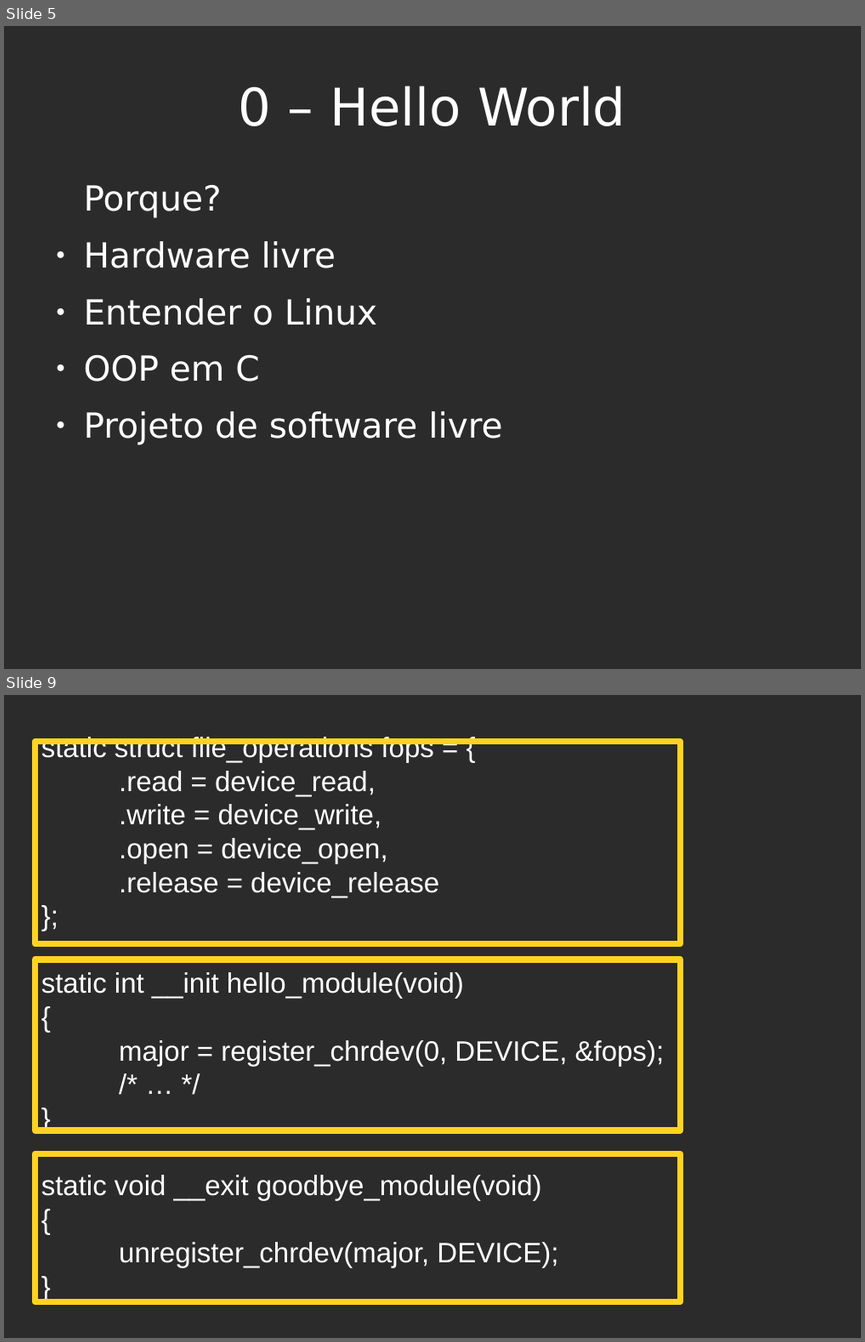
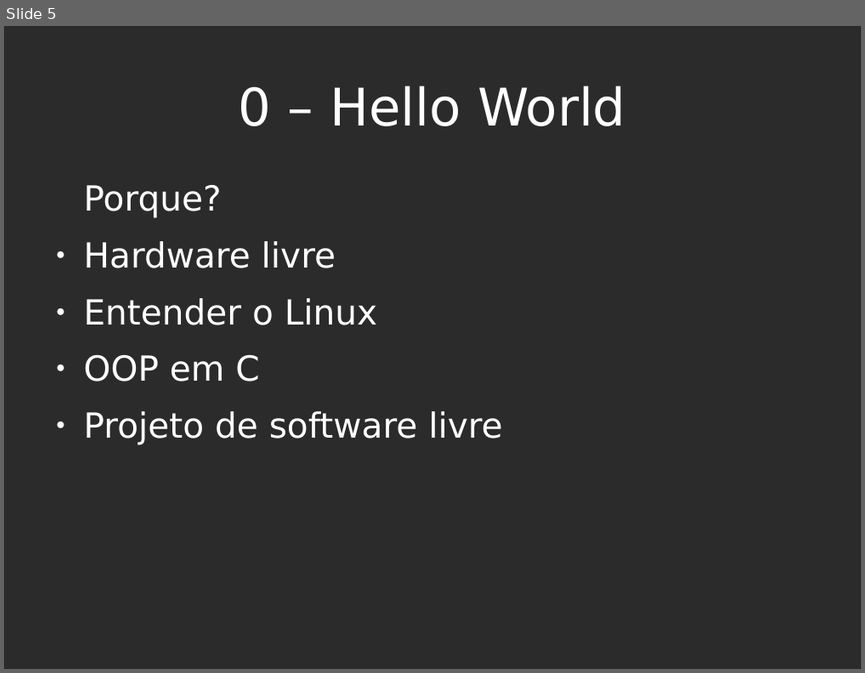
Before and after one commit to diegor2/primoduke, a slide deck: slides.odp. Shown one above the other, each under a label of ours: slides 5 and 9 before the commit, slide 5 after it; the slides between them are not shown. The pictures are 865x1342 and 865x673 pixels, drawn with LibreOffice and Linux fonts; fonts in the diff are those of the drawing; background and template pictures are left out; a plain dark background stands for a picture behind light text. Boxes give left, top, right and bottom in pixels: in the first picture for what was removed or moved away, otherwise in the second. Text is boxed around its words. In the diff, an @@ line names an element or a change of style, - is before the commit and + after.

```diff
--- a/slides.odp
+++ b/slides.odp
@@ slide 9 removed at [4,695,861,1338], background picture (left out) @@
@@ rectangle removed at [35,742,681,944] @@
@@ subtitle removed at [41,737,664,1268] @@
-static struct file_operations fops = {
-.read = device_read,
-.write = device_write,
-.open = device_open,
-.release = device_release
-};
-static int __init hello_module(void)
-{
-major = register_chrdev(0, DEVICE, &fops);
-/* … */
-}
-static void __exit goodbye_module(void)
-{
-unregister_chrdev(major, DEVICE);
-}
@@ rectangle removed at [35,959,681,1130] @@
@@ rectangle removed at [35,1154,681,1301] @@
```
Also in this commit, not shown: 5 slides changed, 7 slides added.
